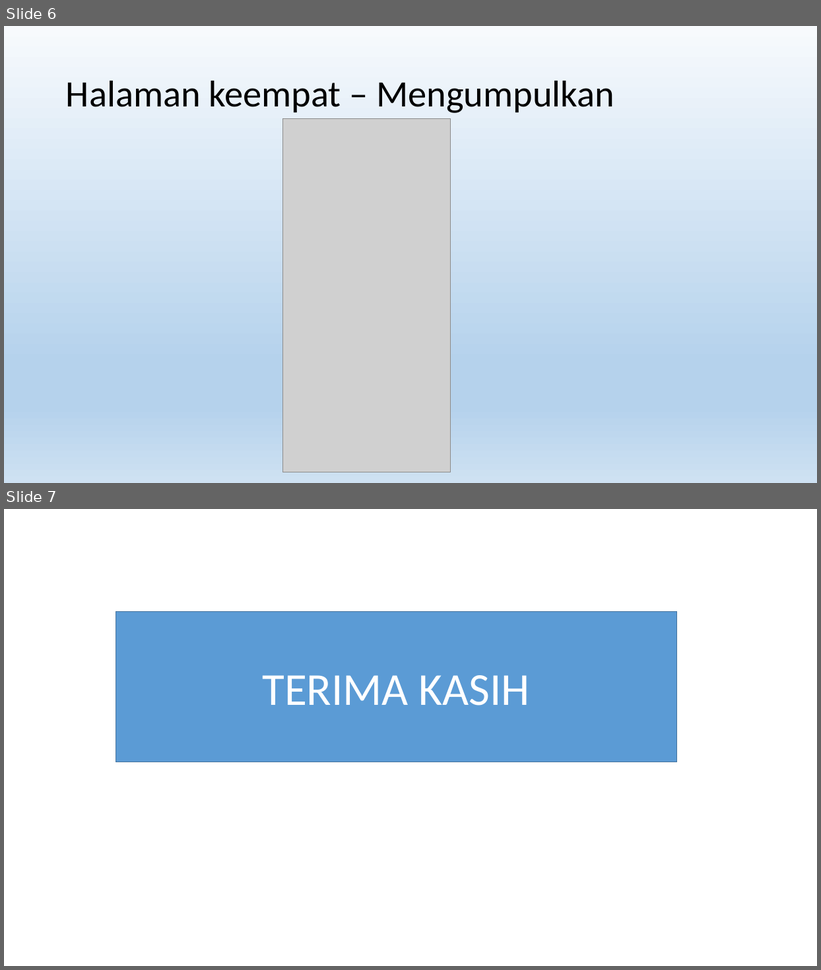
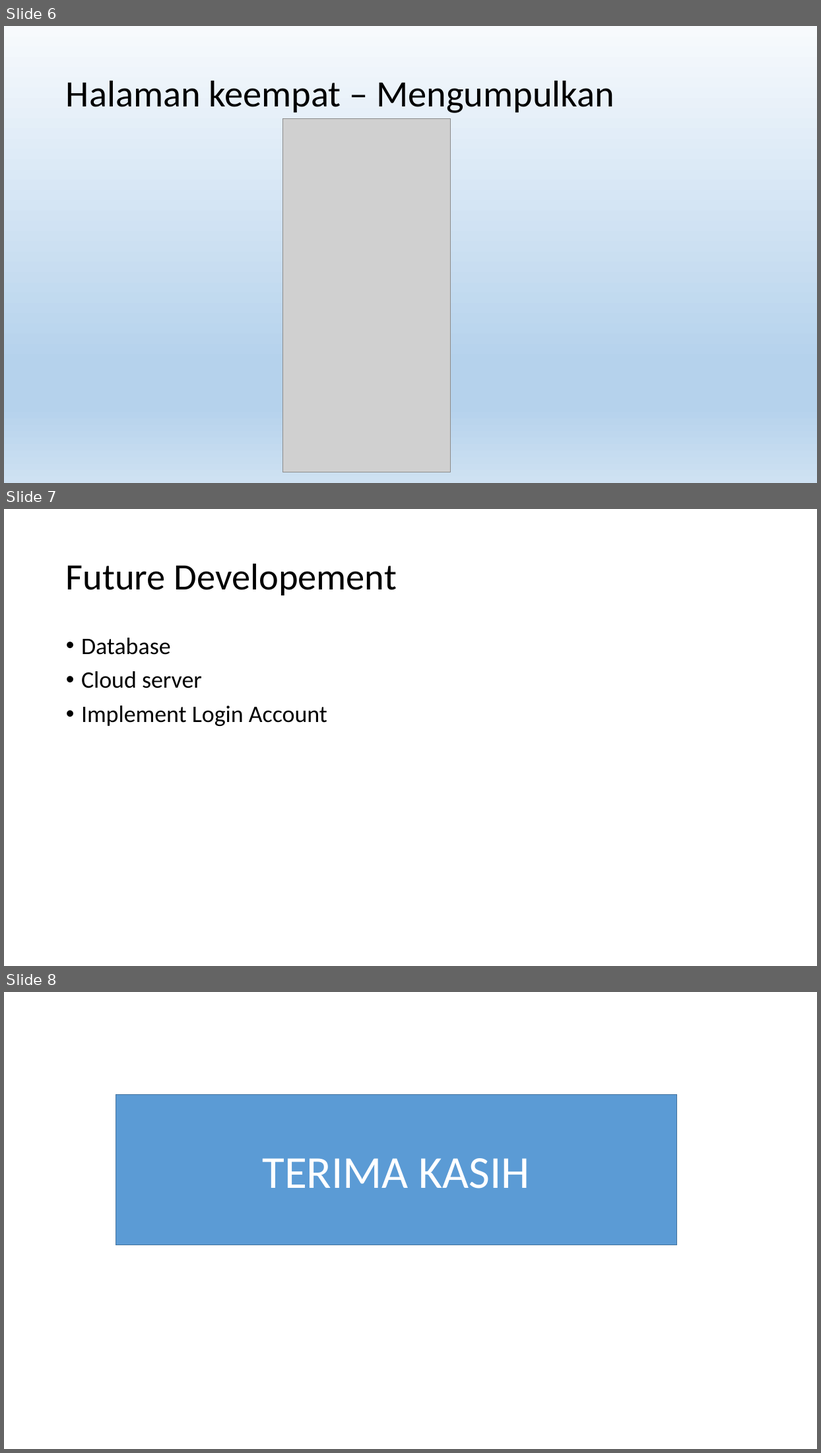
Before and after one commit to Reckordp/straight_line, a slide deck: Hackathon Sevima Batch 4.pptx. Shown one above the other, each under a label of ours: slides 6 and 7 before the commit, slides 6, 7 and 8 after it. The pictures are 821x970 and 821x1453 pixels, drawn with LibreOffice and Linux fonts; fonts in the diff are those of the drawing; grey boxes stand for pictures. Boxes give left, top, right and bottom in pixels: in the first picture for what was removed or moved away, otherwise in the second. Text is boxed around its words. In the diff, an @@ line names an element or a change of style, - is before the commit and + after.

Commit message:
Menambah ppt

```diff
--- a/Hackathon Sevima Batch 4.pptx
+++ b/Hackathon Sevima Batch 4.pptx
@@ slide 7 added at box(4, 509, 817, 966), background #FFFFFF @@
@@ title added at box(66, 563, 397, 595), 44 pt, text #000000 @@
+Future Developement
@@ text added at box(81, 638, 327, 726), 28 pt, text #000000 @@
+• Database
+• Cloud server
+• Implement Login Account
@@ what was slide 7 is now slide 8 @@
```
